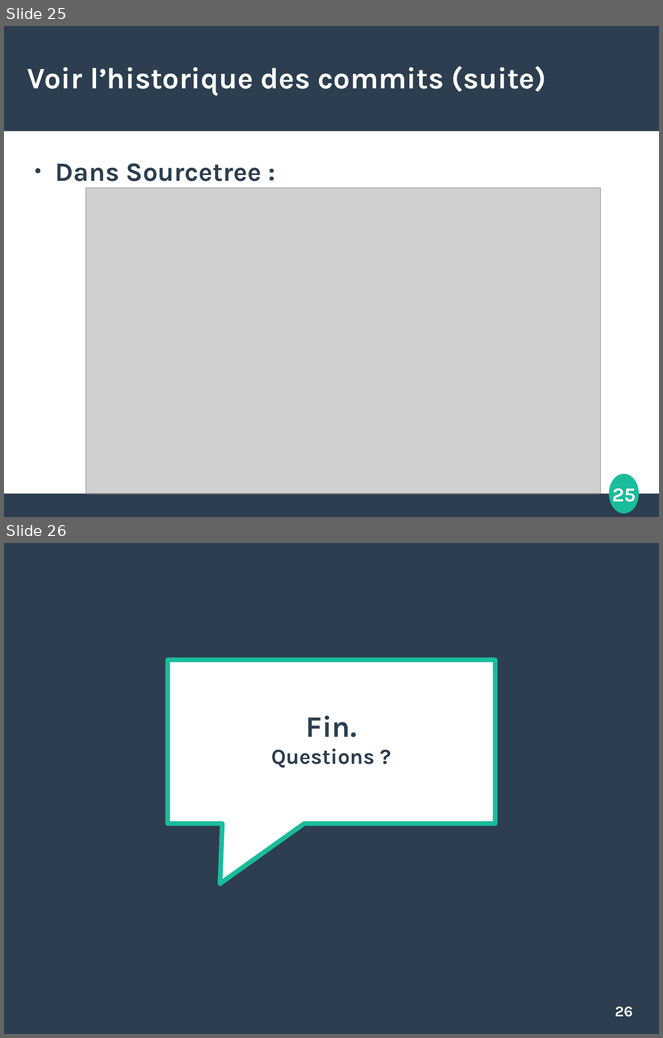
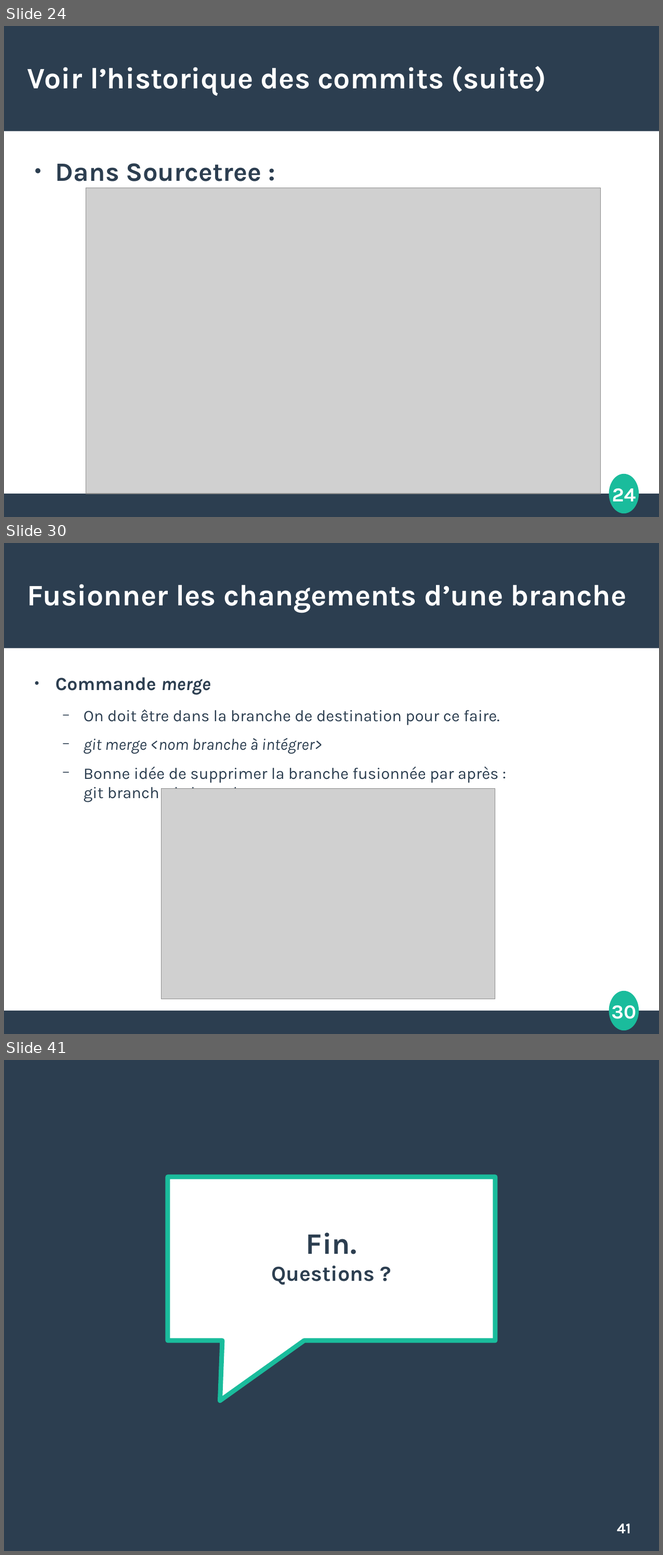
Before and after one commit to etdube/formation_git, a slide deck: Présentation git.odp. Shown one above the other, each under a label of ours: slides 25 and 26 before the commit, slides 24, 30 and 41 after it; the slides between them are not shown. The pictures are 663x1038 and 663x1555 pixels, drawn with LibreOffice and Linux fonts; fonts in the diff are those of the drawing; grey boxes stand for pictures. Boxes give left, top, right and bottom in pixels: in the first picture for what was removed or moved away, otherwise in the second. Text is boxed around its words. In the diff, an @@ line names an element or a change of style, - is before the commit and + after.

```diff
--- a/Présentation git.odp
+++ b/Présentation git.odp
@@ slide 30 added at (4, 543, 659, 1034), background #FFFFFF; not listed: 4 template elements that a slide beside it also shows @@
@@ title added at (27, 584, 627, 612), 36 pt, text #FFFFFF, bold @@
+Fusionner les changements d’une branche
@@ text added at (55, 677, 500, 789), 19.6 pt, text #2C3E50 @@
+● Commande merge
+  − On doit être dans la branche de destination pour ce faire.
+  − git merge <nom branche à intégrer>
+  − Bonne idée de supprimer la branche fusionnée par après :
+    git branch -d <branche>
@@ picture added at (162, 788, 496, 999) @@
@@ what was slide 25 is now slide 24 @@
@@ page number at (612, 488, 636, 507): text changed @@
-25
+24
@@ what was slide 26 is now slide 41 @@
@@ page number at (617, 1524, 631, 1534): text changed @@
-26
+41
```
Also in this commit, not shown: 2 slides changed, 15 other slides added, 1 slide removed, 5 other files.
